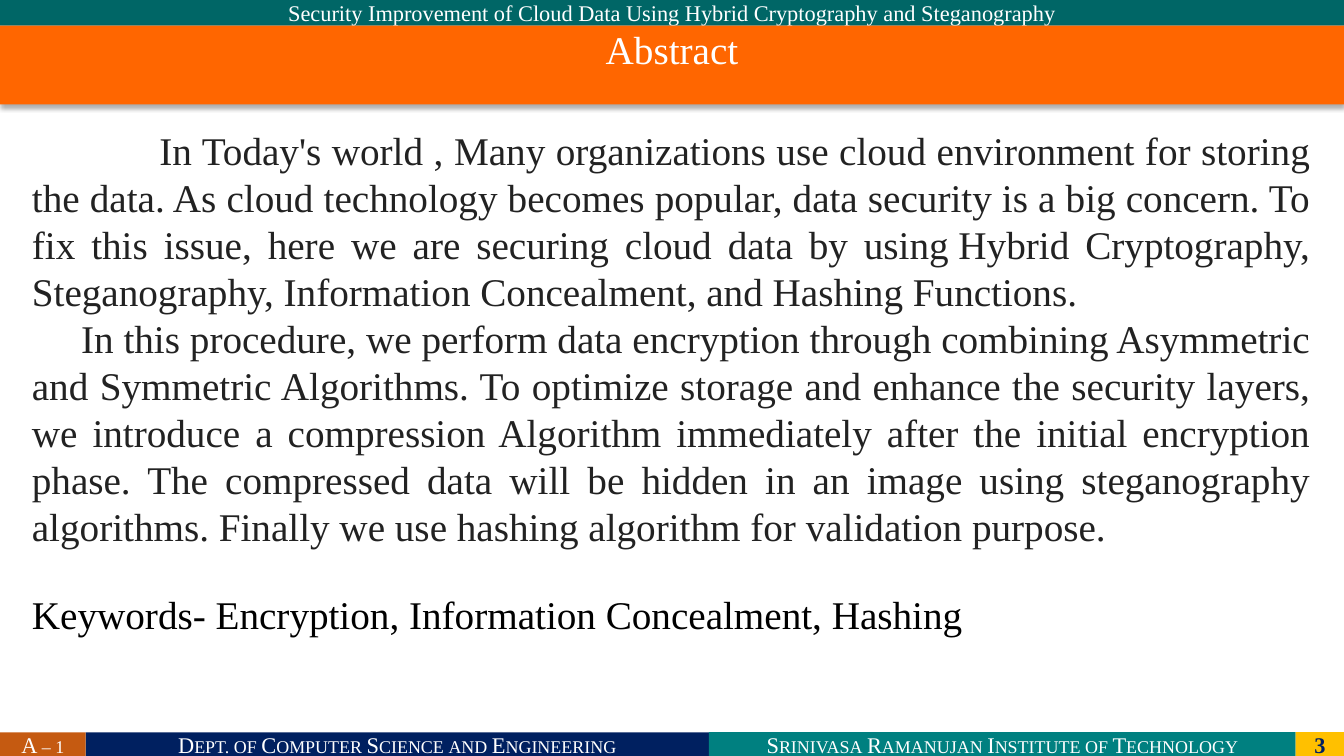
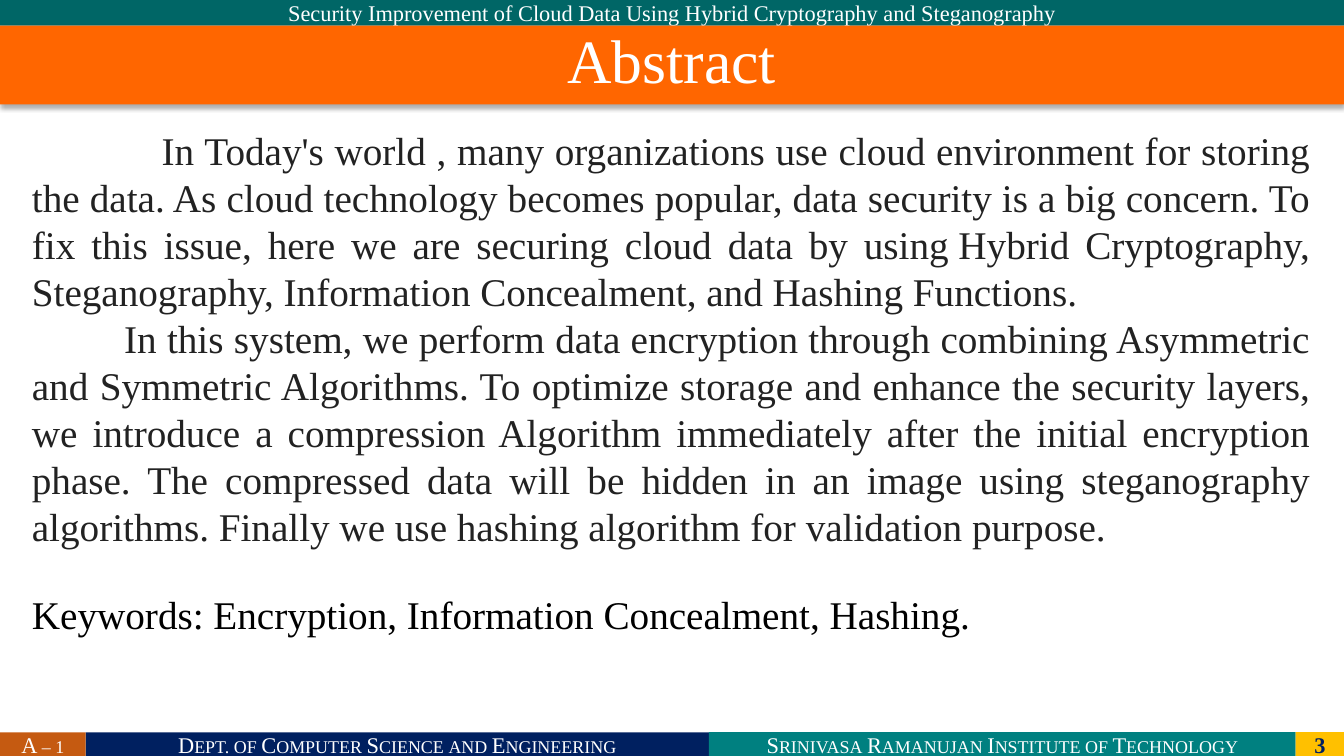
Before and after one commit to SRIT-CSE/SAFE-SHARING-ACESS-CONTROL-FOR-CLOUD-STORED-DATA, a slide deck: slide 3 of ajaykishore-506/Batch-A1.pptx. Drawn at 1344x756 pixels with LibreOffice and Linux fonts; fonts in the diff are those of the drawing; background and template pictures are left out. Boxes give left, top, right and bottom in pixels: in the first picture for what was removed or moved away, otherwise in the second. Text is boxed around its words. In the diff, an @@ line names an element or a change of style, - is before the commit and + after.

Commit message:
updated ppt

```diff
--- a/ajaykishore-506/Batch-A1.pptx
+++ b/ajaykishore-506/Batch-A1.pptx
@@ title "Abstract" at <box>0,25,1344,104</box>: size 28 to 44 pt @@
@@ text at <box>32,137,1310,636</box>: text changed @@
-In Today's world , Many organizations use cloud environment for storing the data. As cloud technology becomes popular, data security is a big concern. To fix this issue, here we are securing cloud data by using Hybrid Cryptography, Steganography, Information Concealment, and Hashing Functions.
-In this procedure, we perform data encryption through combining Asymmetric and Symmetric Algorithms. To optimize storage and enhance the security layers, we introduce a compression Algorithm immediately after the initial encryption phase. The compressed data will be hidden in an image using steganography algorithms. Finally we use hashing algorithm for validation purpose.
-Keywords- Encryption, Information Concealment, Hashing
+In Today's world , many organizations use cloud environment for storing the data. As cloud technology becomes popular, data security is a big concern. To fix this issue, here we are securing cloud data by using Hybrid Cryptography, Steganography, Information Concealment, and Hashing Functions.
+In this system, we perform data encryption through combining Asymmetric and Symmetric Algorithms. To optimize storage and enhance the security layers, we introduce a compression Algorithm immediately after the initial encryption phase. The compressed data will be hidden in an image using steganography algorithms. Finally we use hashing algorithm for validation purpose.
+Keywords: Encryption, Information Concealment, Hashing.
```
Also in this commit, not shown: 8 other slides changed, 2 slides added.
